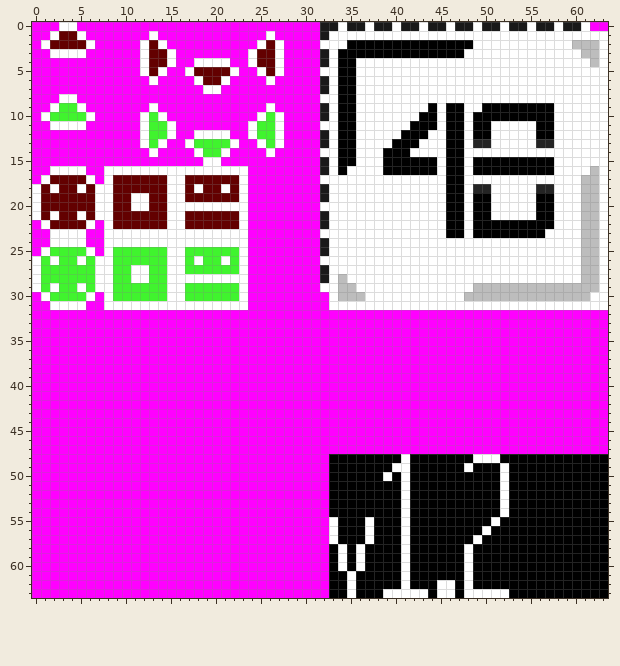
Pixel-art sprite -- src/main/resources/assets/layertab.png. Above, as it was before the edit.
The file is 64x64 pixels.
After the commit:
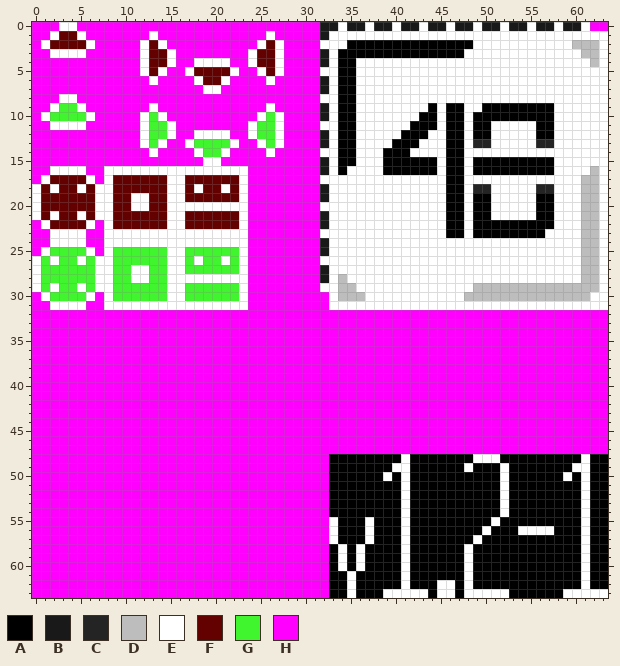
Palette (. is transparent): A #000000  B #191919  C #242424  D #bdbdbd  E #ffffff  F #630000  G #40f42e  H #ff00ff
The edit:
Changed rows in their new state; - is an unchanged pixel.
first column x 54:
48 -------E--
49 ------EE--
50 -----E-E--
51 -------E--
52 -------E--
53 -------E--
54 -------E--
55 -------E--
56 EEEE---E--
57 -------E--
58 -------E--
59 -------E--
60 -------E--
61 -------E--
62 -------E--
63 -----EEEEE
